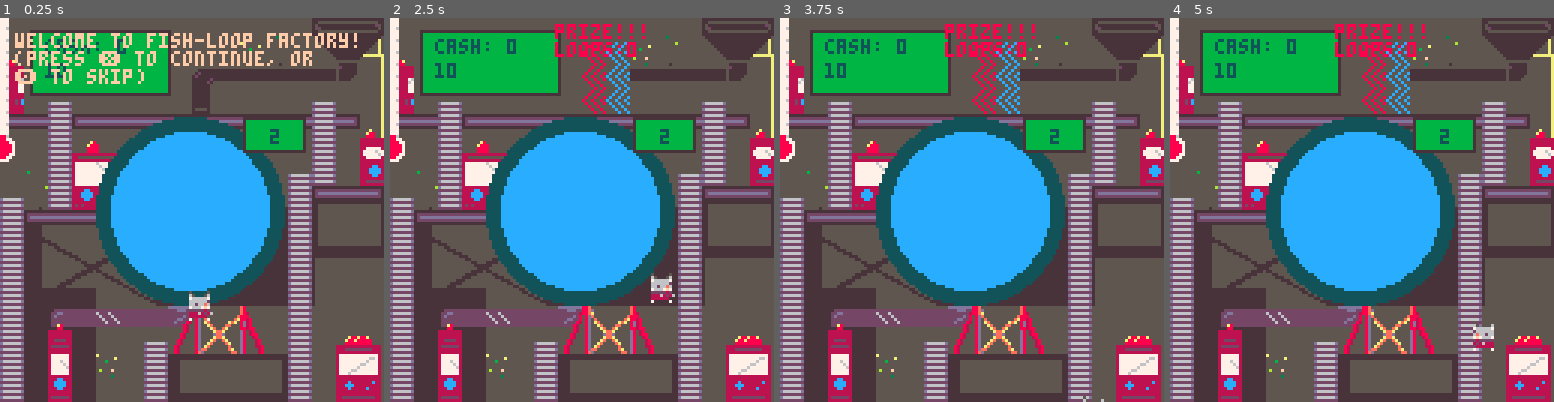
Above: before the commit, frames 1-4 (left to right).
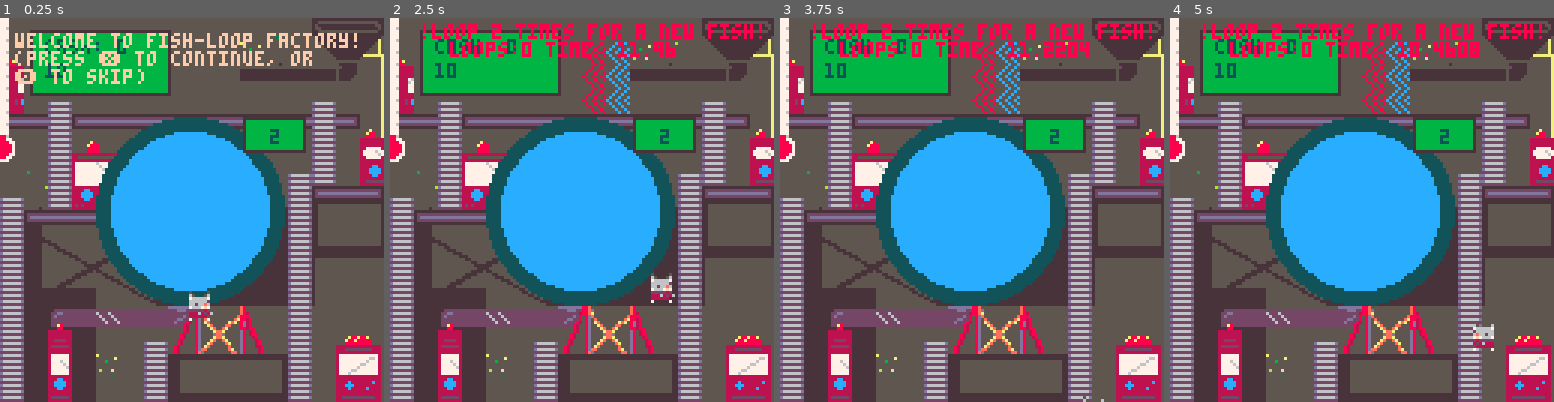
Above: after the commit, the same moments.

Repository: keatontate/gmtk-jam-2025
Game: PICO-8 cartridge src/loop-game.p8
The game is run twice, just before and just after one commit, with the same random seed, the same clock (stepped at 60 frames per second) and the same inputs.
Inputs:
- Up to frame 1 (0.25 s): no input
- Up to frame 2 (2.5 s): tap X (X key) at 0.33, 1.07, 1.85 s; tap O (Z key) at 0.7, 1.7, 2.1 s; hold Right 1.6-2.1 s; hold Up 2.15-2.42 s; hold Right from 2.47 s (still down)
- Up to frame 3 (3.75 s): tap O (Z key) every 0.4 s from 2.5 to 3.7 s; tap X (X key) at 2.97 s; release Right at 3.03 s; hold Left 3.08-3.58 s; hold Down from 3.63 s (still down)
- Up to frame 4 (5 s): release Down at 3.97 s; hold Right 4.02-4.68 s; tap X (X key) at 4.08 s; tap O (Z key) at 4.1, 4.5, 4.9 s; hold Up from 4.73 s (still down)

The runs differ from the first frame. In frame 1, 0.7% of the frame differs, in the area x 50-63%, y 13-25%; in frame 2, 2.3%; in frame 3, 2.5%; in frame 4, 2.6%, in the area x 8-97%, y 1-11%.

Commit message:
Fully hooked up prizes with cash reward

Diff:
--- a/src/game-loop.lua
+++ b/src/game-loop.lua
@@ -2,6 +2,7 @@
   fish_start()
   game_over = false
   game_complete = false
+  prize_reset()
 end
 
 function _update()
--- a/src/prize.lua
+++ b/src/prize.lua
@@ -2,17 +2,33 @@
 -- the user must loop a certain amount of times
 -- to get it
 
-prize_time = 0
+function prize_reset()
+  -- reset everything
 
-prize_loops = 0
+  prize_time = 0
 
-prize_indx = 0
-prize_delay = 50
-prize_prob = 1
-prize_going = false
+  prize_loops = 0
 
-first_passes = 0
-second_passes = 0
+  prize_indx = 0
+  prize_delay = 50
+  prize_prob = 1
+  prize_going = false
+
+  first_passes = 0
+  second_passes = 0
+
+  n_loops = 0
+
+  time_left = 0
+  dt = 0.02
+
+  mset(8, 1, 153)
+  mset(8, 2, 153)
+  mset(8, 3, 153)
+  mset(9, 1, 153)
+  mset(9, 2, 153)
+  mset(9, 3, 153)
+end
 
 function passed_first()
   if (second_passes - first_passes) == 1 then
@@ -47,6 +63,15 @@
 
 function spawn_prize()
 
+  -- temp
+  if rnd() > 0.5 then
+    n_loops = 2
+  else
+    n_loops = 3
+  end
+
+  time_left = n_loops * 6
+
   -- set a prize indicator thing
   if rnd() > 0.5 then
     mset(8, 1, 163)
@@ -70,7 +95,22 @@
 end
 
 function update_prizes()
-  prize_indx+= 1
+
+  if prize_going then
+    time_left -= dt
+    if (time_left <= 0) then
+      prize_reset()
+    end
+  end
+
+  if prize_going and (n_loops == prize_loops) then
+    -- give cash
+    cash += 20
+    prize_reset()
+  end
+
+
+  if (not prize_going) prize_indx+= 1
   if (prize_indx/ prize_delay) == 1 then
     prize_indx = 0
 
@@ -87,7 +127,7 @@
 function draw_prizes()
   local prize_color = 13
   if prize_going then
-    print("prize!!!", 55, 2, prize_color)
-    print("loops:" .. prize_loops, 55, 8, prize_color)
+    print("!loop ".. n_loops .. " times for a new fish!", 10, 2, prize_color)
+    print("loops:" .. prize_loops.. " time: ".. time_left, 20, 8, prize_color)
   end
 end
